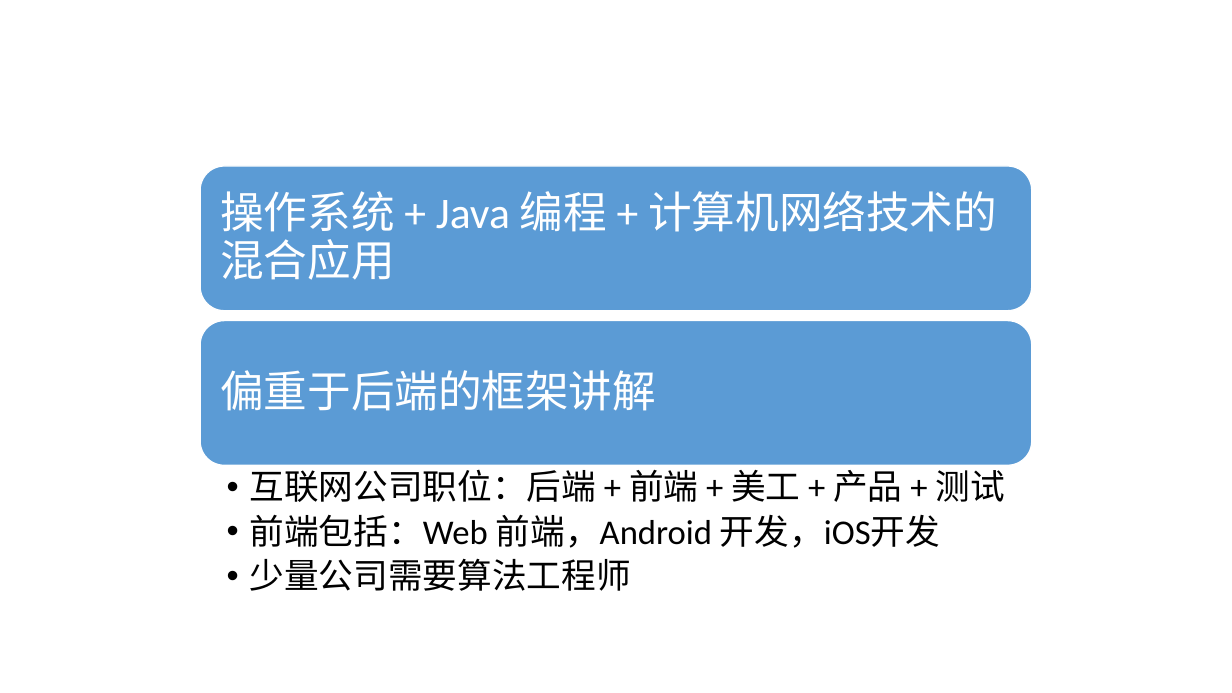
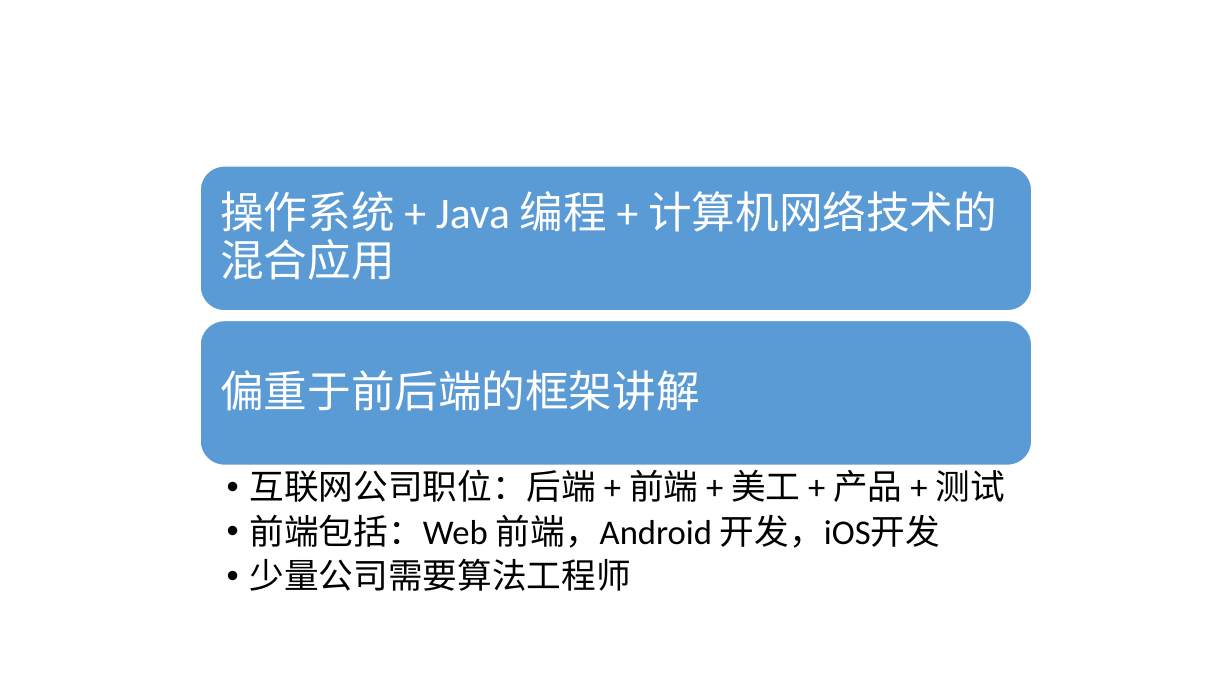
Before and after one commit to chenxofhit/ModernWebFullStack, a slide deck: slide 5 of 课件/part1.HTML:CSS:JavaScript/第0章-高级Web编程.pptx (slide 6 before the commit). Drawn at 1232x693 pixels with LibreOffice and Linux fonts; fonts in the diff are those of the drawing. Boxes give left, top, right and bottom in pixels: in the first picture for what was removed or moved away, otherwise in the second. Text is boxed around its words. In the diff, an @@ line names an element or a change of style, - is before the commit and + after.

```diff
--- a/课件/part1.HTML:CSS:JavaScript/第0章-高级Web编程.pptx
+++ b/课件/part1.HTML:CSS:JavaScript/第0章-高级Web编程.pptx
@@ text at <box>220,370,699,411</box>: text changed @@
-偏重于后端的框架讲解
+偏重于前后端的框架讲解
```
Also in this commit, not shown: 3 other slides changed, 3 slides added, 1 slide removed, 1 other file.
